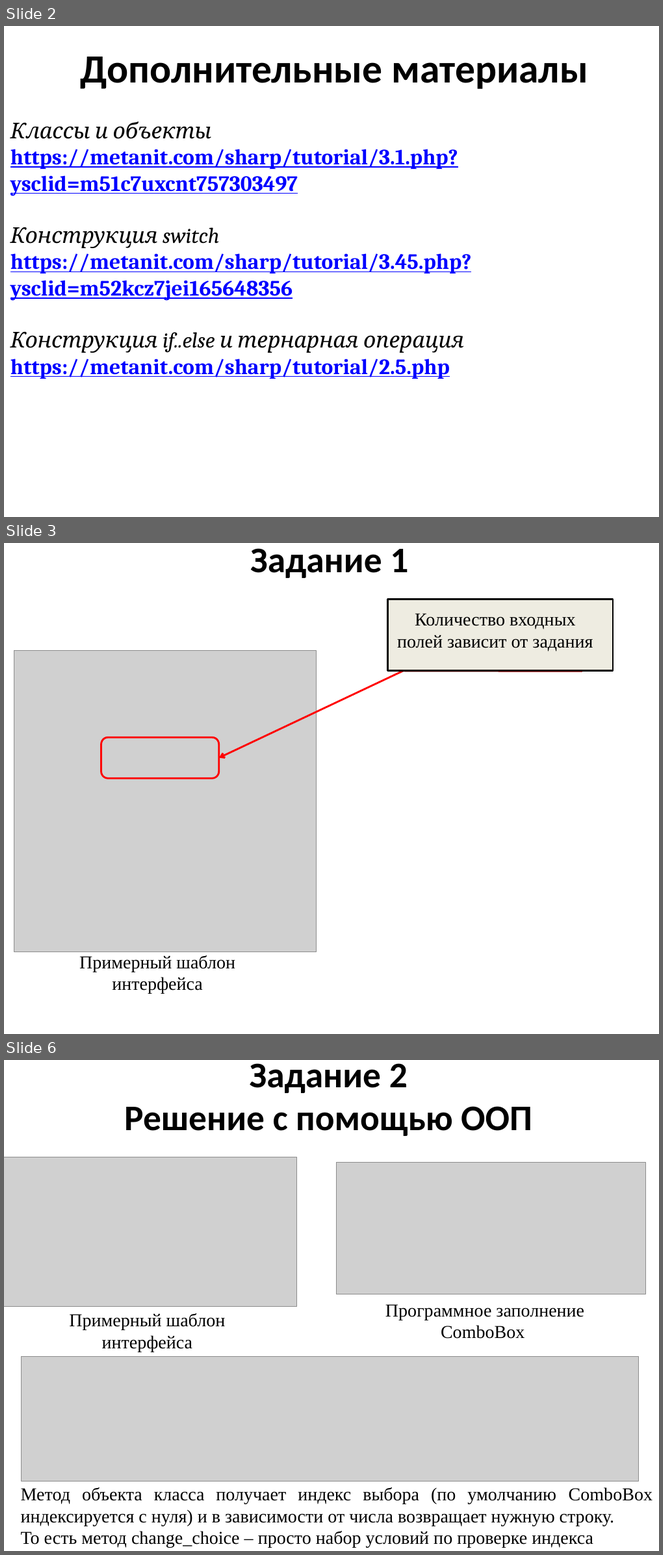
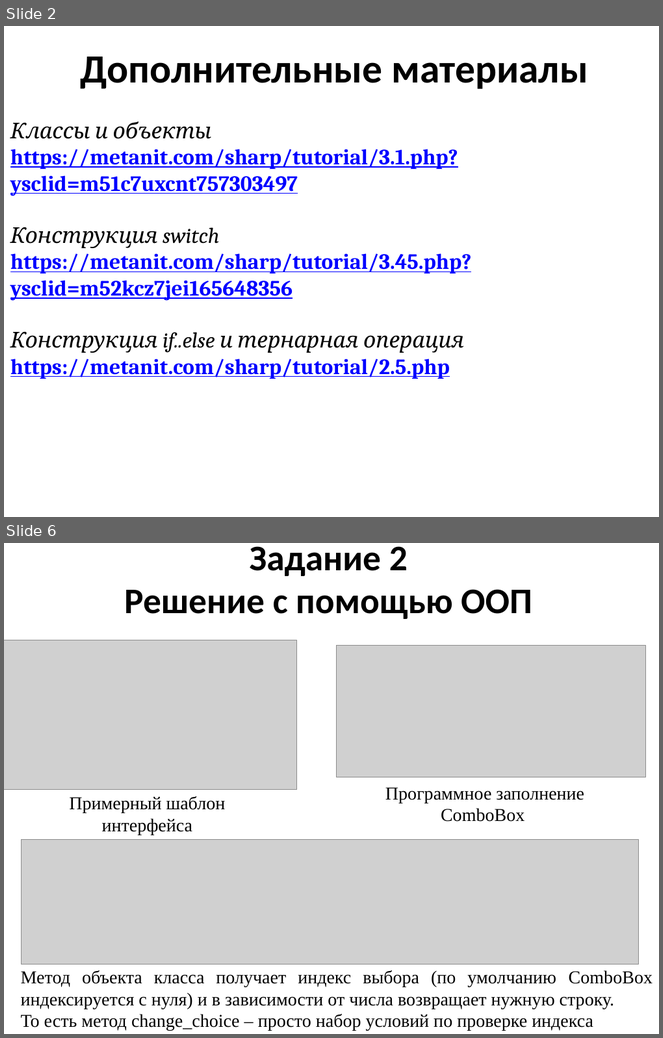
Before and after one commit to mbdatateach/site, a slide deck: sharp/3 Условные алгоритмы.pptx. Shown one above the other, each under a label of ours: slides 2, 3 and 6 before the commit, slides 2 and 6 after it; the slides between them are not shown. The pictures are 663x1555 and 663x1038 pixels, drawn with LibreOffice and Linux fonts; fonts in the diff are those of the drawing; grey boxes stand for pictures. Boxes give left, top, right and bottom in pixels: in the first picture for what was removed or moved away, otherwise in the second. Text is boxed around its words. In the diff, an @@ line names an element or a change of style, - is before the commit and + after.

```diff
--- a/sharp/3 Условные алгоритмы.pptx
+++ b/sharp/3 Условные алгоритмы.pptx
@@ slide 3 removed at box(4, 543, 659, 1034), background #FFFFFF @@
@@ text removed at box(250, 548, 408, 578) @@
-Задание 1
@@ rectangle removed at box(388, 600, 613, 671) @@
@@ text removed at box(397, 613, 593, 651) @@
-Количество входных полей зависит от задания
@@ picture removed at box(14, 650, 317, 953) @@
@@ arrow removed from (403, 671) to (219, 758) @@
@@ line removed from (582, 672) to (403, 671) @@
@@ rounded rectangle removed at box(101, 737, 219, 779) @@
@@ text removed at box(79, 956, 235, 994) @@
-Примерный шаблон интерфейса
```
Also in this commit, not shown: 3 slides changed, 1 slide added, 6 other files.
